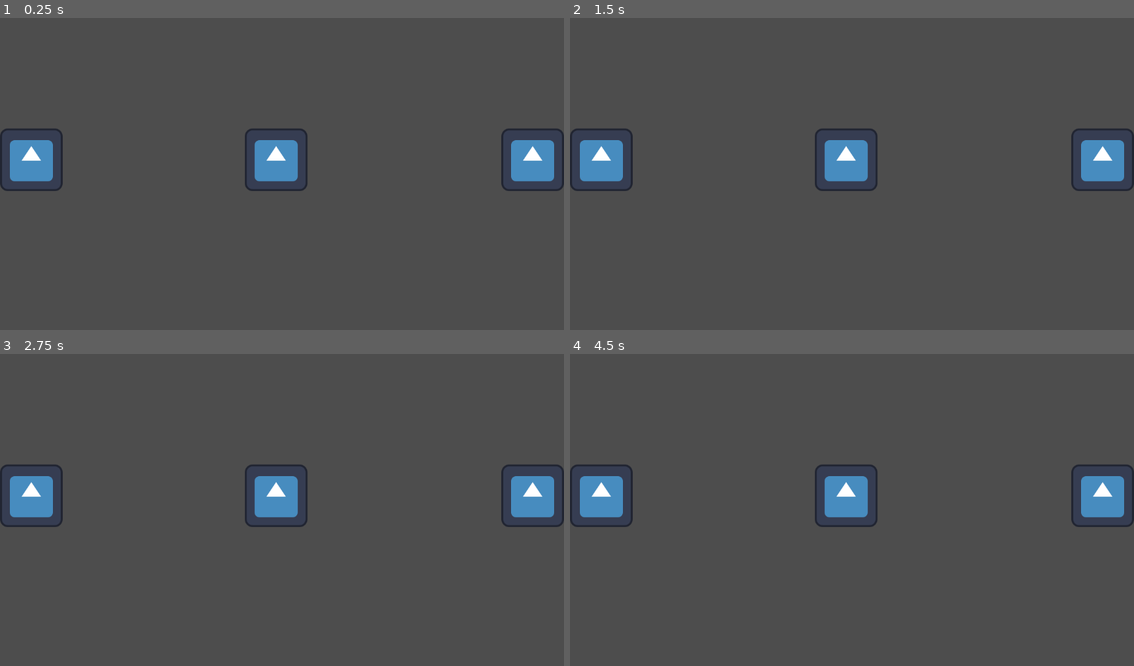
Above: before the commit, frames 1-4 (two rows, left to right).
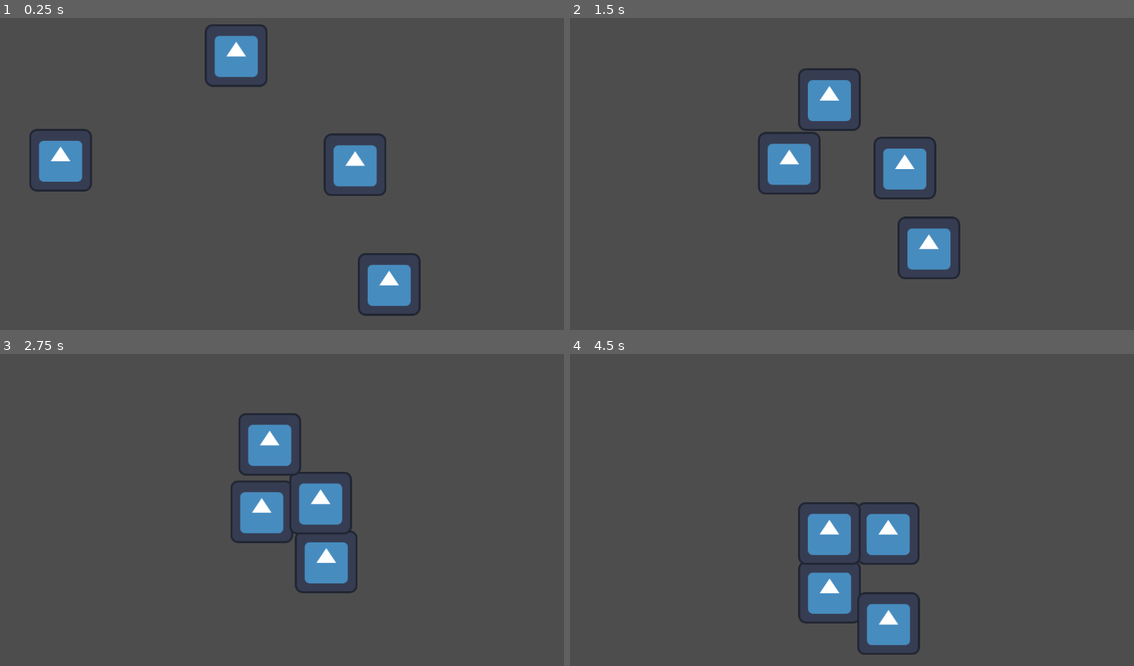
Above: after the commit, the same moments.

Repository: UVCity/CS499-Beehave-Godot-Addon-Experement
Game: Godot game, scene res://src/Scenes/main.tscn
Same seed, same stepped clock (60 frames per second), same inputs: the game is played once before the commit and once after it. The engine's default icon, where the game draws it, is replaced by a stand-in: a white triangle on a blue panel in a dark square.
Inputs:
- Up to frame 1 (0.25 s): no input
- Up to frame 2 (1.5 s): no input
- Up to frame 3 (2.75 s): no input
- Up to frame 4 (4.5 s): no input

The runs differ from the first frame. In frame 1, 8.4% of the frame differs, in the area x 0-100%, y 2-96%; in frame 2, 8.9%, in the area x 0-100%, y 16-84%; in frame 3, 8.0%; in frame 4, 8.8%.

Commit message:
Working game of tag with no tag-backs

Diff:
--- a/src/Nodes/Beehaviors/PlayingTag.tscn
+++ b/src/Nodes/Beehaviors/PlayingTag.tscn
@@ -1,34 +1,33 @@
-[gd_scene load_steps=9 format=3 uid="uid://bqmfi8sirxblx"]
+[gd_scene load_steps=8 format=3 uid="uid://bqmfi8sirxblx"]
 
 [ext_resource type="Script" path="res://addons/beehave/nodes/beehave_tree.gd" id="1_tp1qh"]
 [ext_resource type="Script" path="res://addons/beehave/nodes/composites/selector.gd" id="2_k4j0r"]
-[ext_resource type="Script" path="res://addons/beehave/nodes/composites/sequence_star.gd" id="3_eabfd"]
+[ext_resource type="Script" path="res://addons/beehave/nodes/composites/sequence.gd" id="3_nowe4"]
 [ext_resource type="Script" path="res://src/Nodes/Beehaviors/gdScripts/hunter.gd" id="4_ivxnc"]
-[ext_resource type="Script" path="res://addons/beehave/nodes/composites/sequence_reactive.gd" id="6_aq11h"]
 [ext_resource type="Script" path="res://src/Nodes/Beehaviors/gdScripts/tagged.gd" id="6_bmbmx"]
-[ext_resource type="Script" path="res://src/Nodes/Beehaviors/gdScripts/danger.gd" id="7_q3rt3"]
+[ext_resource type="Script" path="res://src/Nodes/Beehaviors/gdScripts/hidden.gd" id="6_cicq2"]
 [ext_resource type="Script" path="res://src/Nodes/Beehaviors/gdScripts/runner.gd" id="8_rkk2r"]
 
 [node name="PlayingTag" type="Node"]
 script = ExtResource("1_tp1qh")
 
-[node name="IT or NOT" type="Node" parent="."]
+[node name="Am I It ?" type="Node" parent="."]
 script = ExtResource("2_k4j0r")
 
-[node name="IsIt" type="Node" parent="IT or NOT"]
-script = ExtResource("3_eabfd")
+[node name="IsIt" type="Node" parent="Am I It ?"]
+script = ExtResource("3_nowe4")
 
-[node name="Hunter" type="Node" parent="IT or NOT/IsIt"]
+[node name="Tagged" type="Node" parent="Am I It ?/IsIt"]
+script = ExtResource("6_bmbmx")
+
+[node name="Hunter" type="Node" parent="Am I It ?/IsIt"]
 script = ExtResource("4_ivxnc")
 
-[node name="Tagged" type="Node" parent="IT or NOT/IsIt"]
-script = ExtResource("6_bmbmx")
+[node name="NotIt" type="Node" parent="Am I It ?"]
+script = ExtResource("3_nowe4")
 
-[node name="NotIt" type="Node" parent="IT or NOT"]
-script = ExtResource("6_aq11h")
+[node name="Hidden" type="Node" parent="Am I It ?/NotIt"]
+script = ExtResource("6_cicq2")
 
-[node name="IsItNear" type="Node" parent="IT or NOT/NotIt"]
-script = ExtResource("7_q3rt3")
-
-[node name="Runner" type="Node" parent="IT or NOT/NotIt"]
+[node name="Runner" type="Node" parent="Am I It ?/NotIt"]
 script = ExtResource("8_rkk2r")
--- a/src/Nodes/Beehaviors/gdScripts/danger.gd
+++ /dev/null
@@ -1,13 +0,0 @@
-extends ConditionLeaf
-
-var safe = false
-
-func tick(_actor , _blackboard):
-	print("Is the Tagger nearby ?")
-
-	if safe:
-		print("I feel safe ...")
-		return RUNNING
-
-	else:
-		print("Oh God , it's here !")
--- /dev/null
+++ b/src/Nodes/Beehaviors/gdScripts/dangered.gd
@@ -0,0 +1,25 @@
+extends ConditionLeaf
+
+func tick(_runner , _blackboard):
+	var runners : String = _blackboard.get_value("runners")
+	var hunter : String = _blackboard.get_value("hunter")
+
+	if !runners.contains(_runner.name):
+		runners = runners + " " + _runner.name
+		_blackboard.set_value("runners", runners)
+		return RUNNING
+
+	else:
+		if hunter_is_nearby():
+			print(_runner.name," Is running from ", hunter )
+			return SUCCESS
+
+		print(_runner.name," feels safe , hiding from ", hunter )
+		return FAILURE
+
+# to restart tick return RUNNING
+# to move to Runner return SUCCESS
+# to move to IsItNear return FAILURE
+
+func hunter_is_nearby():
+	return true
--- /dev/null
+++ b/src/Nodes/Beehaviors/gdScripts/hidden.gd
@@ -0,0 +1,28 @@
+extends ConditionLeaf
+
+func tick(_runner , _blackboard):
+	var runners: Array[Node] = _blackboard.get_value("runners")
+	var hunter : Node = _blackboard.get_value("hunter")
+
+	print(_runner.name, " says that they are a runner")
+
+	if !runners.has(_runner):
+		print("adding ", _runner.name, " to the runners")
+		runners.append(_runner)
+		_blackboard.set_value("runners", runners)
+		return RUNNING
+
+	else:
+		if hunter_is_nearby():
+			print(_runner.name," Is running from ", hunter.name )
+			return SUCCESS
+
+		print(_runner.name," feels safe , hiding from ", hunter.name )
+		return FAILURE
+
+# to restart tick return RUNNING
+# to move to Runner return SUCCESS
+# to move to IsItNear return FAILURE
+
+func hunter_is_nearby():
+	return true
--- a/src/Nodes/Beehaviors/gdScripts/hunter.gd
+++ b/src/Nodes/Beehaviors/gdScripts/hunter.gd
@@ -1,14 +1,58 @@
 extends ActionLeaf
 
-var AvalableTargets
-var SuccessfulTag = false
 
-func tick(_actor , _blackboard):
+func tick(_hunter , _blackboard):
+	var runners: Array[Node] = _no_tag_backs(_blackboard.get_value("runners"))
 
-	if SuccessfulTag:
-		return SUCCESS
-	else:
-		# if we do not return anything else ,
-		# then move on the the next condition
-		print(_actor.name ," is hunting for a target ..")
-		# previous player tagged is exemtpt
+	var hunt_nav: NavigationAgent2D = _get_node_nav(_hunter)
+	hunt_nav.set_target_position(_get_nearest(runners))
+	var direction = hunt_nav.get_next_path_position() - _hunter.global_position
+	direction = direction.normalized()
+	_hunter.velocity = _hunter.velocity.lerp(direction*256, 2)
+	_hunter.move_and_slide()
+
+
+	_print_available_(runners)
+	var tagged_ = _successfully_tagged(_hunter, runners);
+
+	if tagged_:
+		_blackboard.get_value("runners").erase(tagged_)
+		_blackboard.set_value("hunter", tagged_)
+		return FAILURE
+
+# to restart tick return RUNNING
+# to move to Tagged return SUCCESS
+# to move to NotIt return FAILURE
+
+func _successfully_tagged(_self : Node , runners : Array[Node]):
+	for touched in _self.get_slide_collision_count():
+		var collision = _self.get_slide_collision(touched)
+		var target = collision.get_collider()
+		if target in runners :
+			print(">>",_self.name ," just tagged ", target.name, "\n")
+			return target
+
+func _get_node_nav(node: Node):
+	for child in node.get_children():
+		if child is NavigationAgent2D:
+			return child
+
+func _get_nearest(runners: Array[Node]) -> Vector2:
+	var available_runners = runners.duplicate()
+	available_runners.sort_custom(_sort_closest)
+	return available_runners.front().get_position()
+
+func _no_tag_backs(runners) ->Array[Node]:
+	var available_runners = runners.duplicate()
+	available_runners.erase( runners[-1] )
+	return available_runners
+
+func _print_available_(runners_names):
+	var names : Array[String] = []
+	for runners in runners_names:
+		names.append(runners.name)
+
+	print(" Available Runners : ",names,"\n")
+
+func _sort_closest(a, b):
+	return a.position < b.position
--- a/src/Nodes/Beehaviors/gdScripts/runner.gd
+++ b/src/Nodes/Beehaviors/gdScripts/runner.gd
@@ -1,13 +1,42 @@
 extends ActionLeaf
 
-var caught = true
+func tick(_runner , _blackboard):
 
-func tick(_actor , _blackboard):
+	_print_all_(_blackboard.get_value("runners"))
 
-	if !_blackboard.get_value("caught"):
-		print("Ive been caught !")
-		_blackboard.set_value("caught", true)
+	var runner_nav: NavigationAgent2D = _get_node_nav(_runner)
+	runner_nav.set_target_position(_random_direction())
+	var direction = runner_nav.get_next_path_position() - _runner.global_position
+	direction = direction.normalized()
+	_runner.velocity = _runner.velocity.lerp(direction*300, .01)
+	_runner.move_and_slide()
 
-	else:
-		print("r u n")
-		return RUNNING
+
+	if successfully_escaped():
+		return SUCCESS
+
+	return RUNNING
+
+
+
+func _print_all_(runners_names):
+	var names : Array[String] = []
+	for runners in runners_names:
+		names.append(runners.name)
+
+	print(" All Runners : ",names,"\n")
+
+func successfully_escaped():
+	return true
+
+func _get_node_nav(node: Node):
+	for child in node.get_children():
+		if child is NavigationAgent2D:
+			return child
+
+func _random_direction()-> Vector2:
+	var screen = get_viewport().get_visible_rect().size
+	var rng = RandomNumberGenerator.new()
+	var rndX = rng.randi_range(0, screen.x)
+	var rndY = rng.randi_range(0, screen.y)
+	return Vector2(rndX,rndY)
--- a/src/Nodes/Beehaviors/gdScripts/tagged.gd
+++ b/src/Nodes/Beehaviors/gdScripts/tagged.gd
@@ -1,12 +1,30 @@
 extends ConditionLeaf
+# we need to know who is playing
+	# we need to know who is hunter (first player)
+		# hunter needs to know who is available to tag
+	# if we are not a hunter , we should not be here .
 
-func tick(_actor , _blackboard):
+func tick(_hunter , _blackboard):
 
-	if !_blackboard.get_value("tagged"):
-		print("Have not tagged anyone")
-		_blackboard.set_value("tagged", true)
+	# init condition
+	if _blackboard.get_value("hunter") == null :
+		print("Game starts with ",_hunter.name," as the hunter")
+		_blackboard.set_value("hunter", _hunter)
 		return RUNNING
 
+
+	# check condition
+	if _hunter == _blackboard.get_value("hunter"):
+		print ("->",_hunter.name,
+			" is the Hunter\n")
+		return SUCCESS
+
 	else:
-		print("nvm found someone")
+		if _blackboard.get_value("runners") == null :
+			var runners : Array[Node] = []
+			_blackboard.set_value("runners", runners)
 		return FAILURE
+
+# to restart tick return RUNNING
+# to move to Hunter return SUCCESS
+# to move to NotIt return FAILURE
--- a/src/Scenes/main.tscn
+++ b/src/Scenes/main.tscn
@@ -1,23 +1,90 @@
-[gd_scene load_steps=3 format=3 uid="uid://b3rtg1n2pymll"]
+[gd_scene load_steps=6 format=3 uid="uid://b3rtg1n2pymll"]
 
-[ext_resource type="PackedScene" uid="uid://b3sa7dxt46tg5" path="res://src/Nodes/Entities/Char.tscn" id="1_i4kky"]
+[ext_resource type="Script" path="res://addons/beehave/blackboard.gd" id="1_j0ib2"]
 [ext_resource type="PackedScene" uid="uid://bqmfi8sirxblx" path="res://src/Nodes/Beehaviors/PlayingTag.tscn" id="2_pcv43"]
+[ext_resource type="Texture2D" uid="uid://cd7qjjpkueah0" path="res://icon.svg" id="3_e8w0i"]
+
+[sub_resource type="NavigationPolygon" id="NavigationPolygon_047ho"]
+vertices = PackedVector2Array(486, 202, 292, -9, 1150, -6, 1156, 641, 2, 640, 3, -9, 471, 218, 260, -9)
+polygons = Array[PackedInt32Array]([PackedInt32Array(0, 1, 2, 3), PackedInt32Array(3, 4, 5, 6), PackedInt32Array(6, 0, 3), PackedInt32Array(6, 5, 7)])
+outlines = Array[PackedVector2Array]([PackedVector2Array(486, 202, 292, -9, 1150, -6, 1156, 641, 2, 640, 3, -9, 260, -9, 471, 218)])
+
+[sub_resource type="RectangleShape2D" id="RectangleShape2D_pv31l"]
+size = Vector2(120, 120)
 
 [node name="Game of Tag" type="Node2D"]
 
-[node name="Player 1" parent="." instance=ExtResource("1_i4kky")]
+[node name="SceneBlackboard" type="Node" parent="."]
+script = ExtResource("1_j0ib2")
+
+[node name="SceneNavigation" type="NavigationRegion2D" parent="."]
+position = Vector2(-2, 9)
+navigation_polygon = SubResource("NavigationPolygon_047ho")
+
+[node name="Player 1" type="CharacterBody2D" parent="."]
 position = Vector2(64, 300)
+metadata/_edit_group_ = true
 
-[node name="PlayingTag" parent="Player 1" instance=ExtResource("2_pcv43")]
+[node name="PlayingTag" parent="Player 1" node_paths=PackedStringArray("blackboard") instance=ExtResource("2_pcv43")]
+actor_node_path = NodePath("..")
+blackboard = NodePath("../../SceneBlackboard")
 
-[node name="Player 2" parent="." instance=ExtResource("1_i4kky")]
-position = Vector2(1088, 300)
+[node name="Avatar" type="Sprite2D" parent="Player 1"]
+texture = ExtResource("3_e8w0i")
+
+[node name="Collision" type="CollisionShape2D" parent="Player 1"]
+shape = SubResource("RectangleShape2D_pv31l")
+debug_color = Color(1, 1, 1, 0)
+
+[node name="Navigation" type="NavigationAgent2D" parent="Player 1"]
+
+[node name="Player 2" type="CharacterBody2D" parent="."]
+position = Vector2(797, 557)
+metadata/_edit_group_ = true
 
 [node name="PlayingTag" parent="Player 2" node_paths=PackedStringArray("blackboard") instance=ExtResource("2_pcv43")]
-blackboard = NodePath("@Node@17967")
+actor_node_path = NodePath("..")
+blackboard = NodePath("../../SceneBlackboard")
 
-[node name="Player 3" parent="." instance=ExtResource("1_i4kky")]
-position = Vector2(564, 300)
+[node name="Avatar" type="Sprite2D" parent="Player 2"]
+texture = ExtResource("3_e8w0i")
+
+[node name="Collision" type="CollisionShape2D" parent="Player 2"]
+shape = SubResource("RectangleShape2D_pv31l")
+debug_color = Color(1, 1, 1, 0)
+
+[node name="Navigation" type="NavigationAgent2D" parent="Player 2"]
+
+[node name="Player 3" type="CharacterBody2D" parent="."]
+position = Vector2(729, 311)
+metadata/_edit_group_ = true
 
 [node name="PlayingTag" parent="Player 3" node_paths=PackedStringArray("blackboard") instance=ExtResource("2_pcv43")]
-blackboard = NodePath("@Node@17968")
+actor_node_path = NodePath("..")
+blackboard = NodePath("../../SceneBlackboard")
+
+[node name="Avatar" type="Sprite2D" parent="Player 3"]
+texture = ExtResource("3_e8w0i")
+
+[node name="Collision" type="CollisionShape2D" parent="Player 3"]
+shape = SubResource("RectangleShape2D_pv31l")
+debug_color = Color(1, 1, 1, 0)
+
+[node name="Navigation" type="NavigationAgent2D" parent="Player 3"]
+
+[node name="Player 4" type="CharacterBody2D" parent="."]
+position = Vector2(481, 83)
+metadata/_edit_group_ = true
+
+[node name="PlayingTag" parent="Player 4" node_paths=PackedStringArray("blackboard") instance=ExtResource("2_pcv43")]
+actor_node_path = NodePath("..")
+blackboard = NodePath("../../SceneBlackboard")
+
+[node name="Avatar" type="Sprite2D" parent="Player 4"]
+texture = ExtResource("3_e8w0i")
+
+[node name="Collision" type="CollisionShape2D" parent="Player 4"]
+shape = SubResource("RectangleShape2D_pv31l")
+debug_color = Color(1, 1, 1, 0)
+
+[node name="Navigation" type="NavigationAgent2D" parent="Player 4"]
